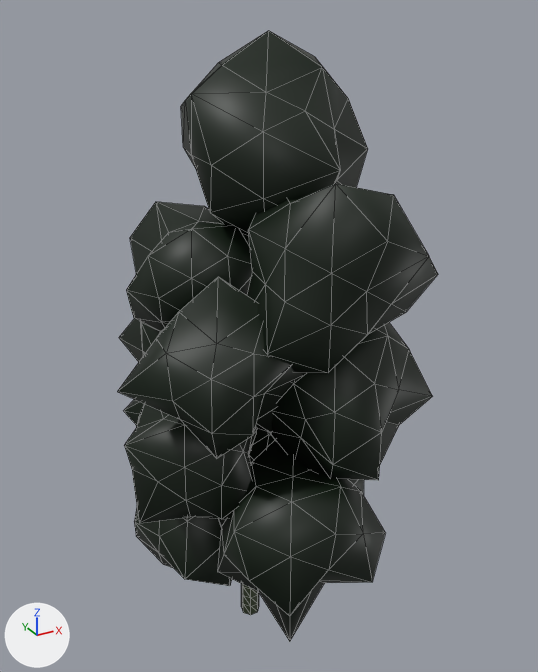
Renders of the glTF model Data/Buttertubs/Trees/SM_TreeFar_holly_1.glb from each side of a commit.
Both versions are drawn from a 50 mm camera at (-4.29, -8.44, 7.83) aimed at (0.33, -0.04, 3.63). The lights are fixed; the arrows at lower left show +X, +Y and +Z. The older version comes first. Mesh edges are drawn as thin lines. Vertices at exactly the same position are counted once.

The older version as bpy lines, for what is in view:
```python
me_sm_treefar_holly_1 = bpy.data.meshes.new('SM_TreeFar_holly_1')
me_sm_treefar_holly_1.from_pydata(...)  # 664 vertices, 1262 faces; spans x -2.09..2.18, y -2.34..2.41, z -1.2..7.59
me_sm_treefar_holly_1.materials.append(mat_defaultmaterial)
ob_sm_treefar_holly_1 = bpy.data.objects.new('SM_TreeFar_holly_1', me_sm_treefar_holly_1)
ob_sm_treefar_holly_1.location = (0.0, 0.0, 0.0)
```
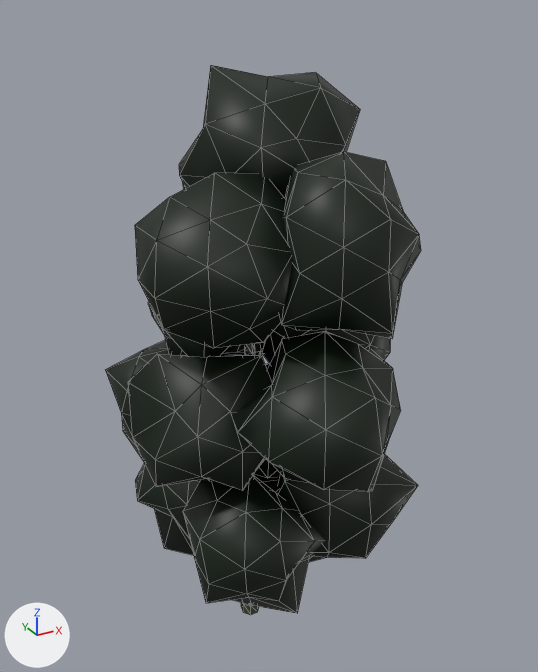
What differs and where, as boxes (x1, y1, x2, y2) in the pictures (538 x 672 px; the box of a moved part takes in the faces that stretch with it):
```json
{"object": "SM_TreeFar_holly_1", "change": "reshaped", "before": [117, 30, 438, 641], "after": [106, 65, 421, 615], "on screen": "10% shorter"}
{"part": 1, "of": "me_sm_treefar_holly_1", "change": "rebuilt", "before": [134, 508, 232, 586], "after": [135, 463, 199, 555]}
{"part": 2, "of": "me_sm_treefar_holly_1", "change": "rebuilt", "before": [247, 184, 438, 374], "after": [279, 152, 421, 339], "on screen": "26% narrower"}
{"part": 3, "of": "me_sm_treefar_holly_1", "change": "rebuilt", "before": [181, 30, 368, 235], "after": [179, 65, 360, 198]}
{"part": 4, "of": "me_sm_treefar_holly_1", "change": "rebuilt", "before": [249, 428, 364, 495], "after": [275, 454, 418, 562], "on screen": "mostly hidden before"}
{"part": 5, "of": "me_sm_treefar_holly_1", "change": "rebuilt", "before": [217, 440, 385, 641], "after": [183, 475, 325, 613], "on screen": "15% narrower, 31% shorter"}
{"part": 6, "of": "me_sm_treefar_holly_1", "change": "rebuilt", "before": [124, 404, 256, 523], "after": [128, 352, 272, 491]}
{"part": 7, "of": "me_sm_treefar_holly_1", "change": "rebuilt", "before": [270, 323, 433, 480], "after": [232, 331, 401, 492]}
{"part": 8, "of": "me_sm_treefar_holly_1", "change": "rebuilt", "before": [119, 318, 160, 362], "after": [149, 303, 262, 357]}
{"part": 9, "of": "me_sm_treefar_holly_1", "change": "rebuilt", "before": [124, 399, 144, 425], "after": [106, 340, 171, 460]}
{"part": 10, "of": "me_sm_treefar_holly_1", "change": "added", "after": [135, 173, 292, 348]}
{"part": 11, "of": "me_sm_treefar_holly_1", "change": "added", "after": [261, 323, 390, 364]}
{"part": 12, "of": "me_sm_treefar_holly_1", "change": "added", "after": [254, 363, 279, 479]}
{"part": 13, "of": "me_sm_treefar_holly_1", "change": "moved or reshaped", "before": [117, 202, 304, 458], "after": [245, 344, 255, 353], "on screen": "mostly hidden afterwards"}
```

Edits to the scene script, one JSON object a line:
```json
{"block": "me_sm_treefar_holly_1", "where": "# used by ob_sm_treefar_holly_1; location = (0.0, 0.0, 0.0)"}
{"op": "remove", "block": "me_sm_treefar_holly_1", "code": "me_sm_treefar_holly_1.from_pydata(...)  # 664 vertices, 1262 faces; spans x -2.09..2.18, y -2.34..2.41, z -1.2..7.59"}
{"op": "add", "block": "me_sm_treefar_holly_1", "code": "me_sm_treefar_holly_1.from_pydata(...)  # 721 vertices, 1376 faces; spans x -1.86..2.41, y -2.73..2.17, z -1.2..7.19"}
{"block": "me_sm_treefar_holly_1", "change": "me_sm_treefar_holly_1 part 1: the loose piece of 42 vertices spanning x -1.65..0.54, y -0.62..1.68, z -0.2..1.74 is rebuilt with 42 vertices and now spans x -1.5..0.62, y -0.25..1.73, z -0.11..2.18"}
{"block": "me_sm_treefar_holly_1", "change": "me_sm_treefar_holly_1 part 2: the loose piece of 42 vertices spanning x -0.59..1.86, y -2.34..-0.1, z 3.49..6.18 is rebuilt with 42 vertices and now spans x -0.37..1.67, y -2.32..-0.24, z 4.13..6.32"}
{"block": "me_sm_treefar_holly_1", "change": "me_sm_treefar_holly_1 part 3: the loose piece of 42 vertices spanning x -0.9..1.39, y -1.66..1.34, z 5.1..7.59 is rebuilt with 42 vertices and now spans x -0.68..1.86, y -0.84..1.95, z 4.61..7.19"}
{"block": "me_sm_treefar_holly_1", "change": "me_sm_treefar_holly_1 part 4: the loose piece of 42 vertices spanning x -0.3..1.81, y -1.12..1.05, z 0.18..2.23 is rebuilt with 42 vertices and now spans x -0.08..1.97, y -1.95..0.29, z 0.17..2.73"}
{"block": "me_sm_treefar_holly_1", "change": "me_sm_treefar_holly_1 part 5: the loose piece of 42 vertices spanning x -1.06..1.24, y -2.31..-0.05, z 0.08..2.46 is rebuilt with 42 vertices and now spans x -1.36..0.65, y -1.9..0.14, z -0.17..2.13"}
{"block": "me_sm_treefar_holly_1", "change": "me_sm_treefar_holly_1 part 6: the loose piece of 42 vertices spanning x -2.04..0.03, y -1.21..0.68, z 1.29..3.11 is rebuilt with 42 vertices and now spans x -1.86..0.25, y -1.39..0.65, z 1.76..3.93"}
{"block": "me_sm_treefar_holly_1", "change": "me_sm_treefar_holly_1 part 7: the loose piece of 42 vertices spanning x -0.3..2.18, y -2.14..0.09, z 1.92..4.32 is rebuilt with 42 vertices and now spans x -0.89..1.38, y -2.73..-0.49, z 2.18..4.25"}
{"block": "me_sm_treefar_holly_1", "change": "me_sm_treefar_holly_1 part 8: the loose piece of 42 vertices spanning x -1.31..0.83, y 0.02..1.97, z 2.18..4.21 is rebuilt with 42 vertices and now spans x -1.03..1.04, y -0.21..2.06, z 2.74..4.89"}
{"block": "me_sm_treefar_holly_1", "change": "me_sm_treefar_holly_1 part 9: the loose piece of 42 vertices spanning x -1.26..0.94, y 0.02..2.41, z 0.89..3.01 is rebuilt with 42 vertices and now spans x -1.61..0.34, y 0.11..2.17, z 1.32..3.28"}
{"block": "me_sm_treefar_holly_1", "change": "me_sm_treefar_holly_1 part 10: a new loose piece of 42 vertices spanning x -1.7..0.4, y -1.76..0.54, z 3.78..6.08, in mat_defaultmaterial"}
{"block": "me_sm_treefar_holly_1", "change": "me_sm_treefar_holly_1 part 11: a new loose piece of 42 vertices spanning x -0.01..2.41, y -1.36..0.71, z 2.9..4.99, in mat_defaultmaterial"}
{"block": "me_sm_treefar_holly_1", "change": "me_sm_treefar_holly_1 part 12: a new loose piece of 42 vertices spanning x -0.34..1.62, y -0.65..1.31, z 1.15..3.02, in mat_defaultmaterial"}
{"block": "me_sm_treefar_holly_1", "change": "me_sm_treefar_holly_1 part 13: 1 vertex moved within x 0.16, y 0.08, z 0.23; 227 vertices removed from x -2.09..1.79, y -1.64..1.57, z 0.23..5.77; 158 vertices added at x -0.11..0.19, y -0.18..0.14, z 0.23..4.5"}
```
